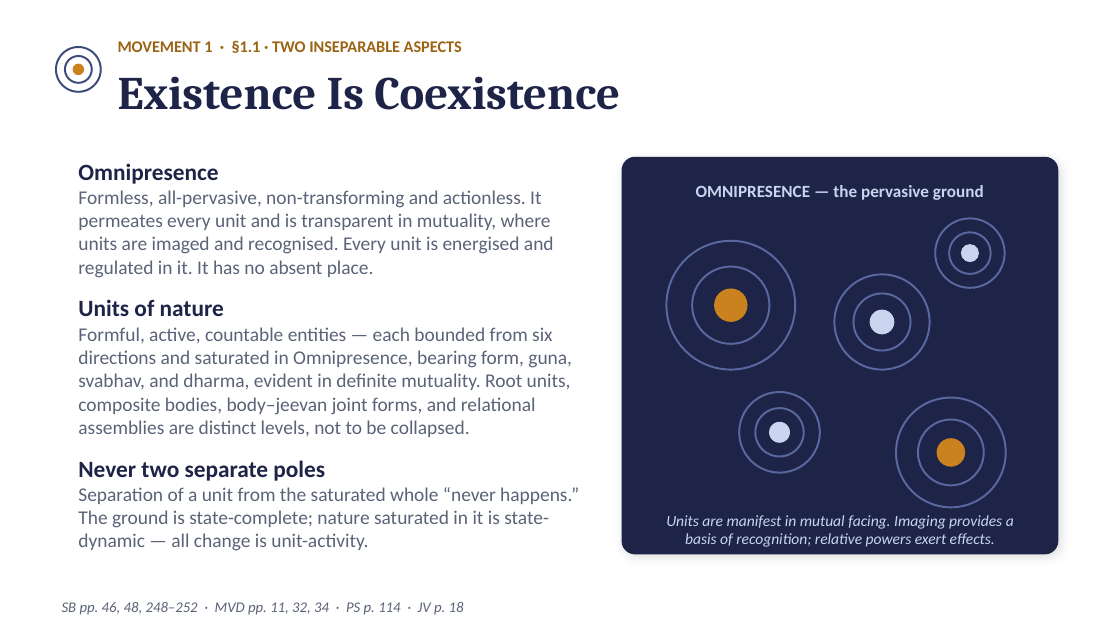
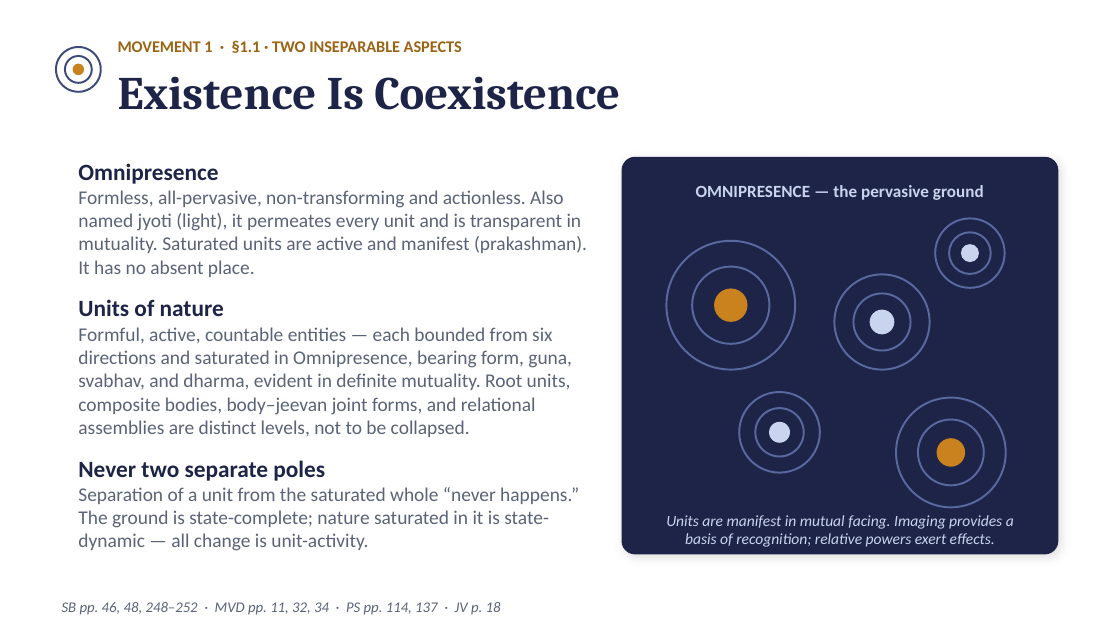
Before and after one commit to raghavamohan/AnalyticMadhyasthDarshan, a slide deck: slide 5 of Studies/The-Ontology-of-Coexistence/The-Ontology-of-Existence-Madhyasth-Darshan.pptx. Drawn at 1120x630 pixels with LibreOffice and Linux fonts; fonts in the diff are those of the drawing. Boxes give left, top, right and bottom in pixels: in the first picture for what was removed or moved away, otherwise in the second. Text is boxed around its words. In the diff, an @@ line names an element or a change of style, - is before the commit and + after.

Commit message:
Clarify light, manifestness and sentient expression in ontology

```diff
--- a/Studies/The-Ontology-of-Coexistence/The-Ontology-of-Existence-Madhyasth-Darshan.pptx
+++ b/Studies/The-Ontology-of-Coexistence/The-Ontology-of-Existence-Madhyasth-Darshan.pptx
@@ text at <box>78,190,587,277</box>: text changed @@
-Formless, all-pervasive, non-transforming and actionless. It permeates every unit and is transparent in mutuality, where units are imaged and recognised. Every unit is energised and regulated in it. It has no absent place.
+Formless, all-pervasive, non-transforming and actionless. Also named jyoti (light), it permeates every unit and is transparent in mutuality. Saturated units are active and manifest (prakashman). It has no absent place.
@@ text at <box>62,602,501,615</box>: text changed @@
-SB pp. 46, 48, 248–252 · MVD pp. 11, 32, 34 · PS p. 114 · JV p. 18
+SB pp. 46, 48, 248–252 · MVD pp. 11, 32, 34 · PS pp. 114, 137 · JV p. 18
```
Also in this commit, not shown: 3 other slides changed, 22 other files.
